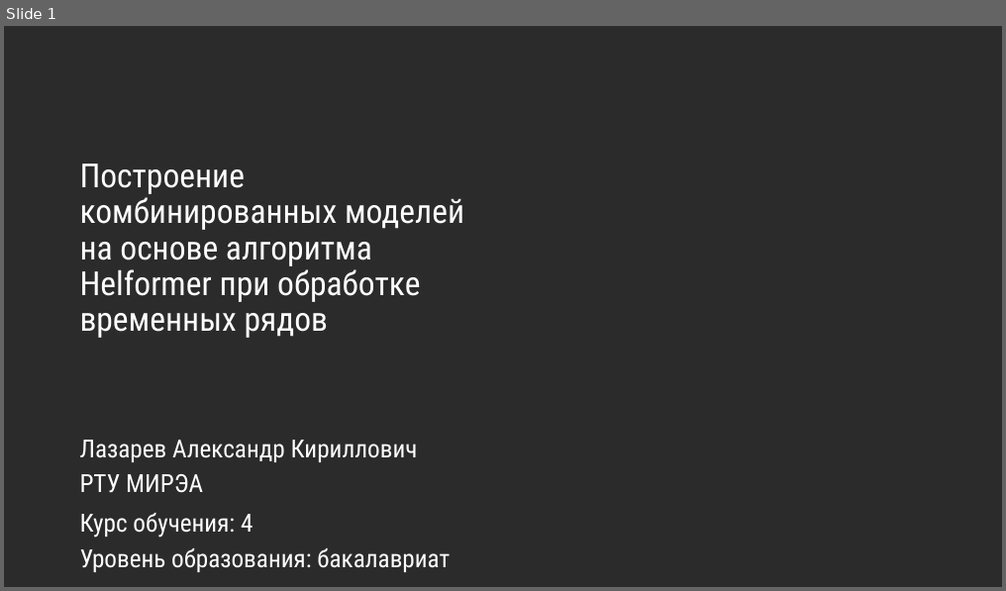
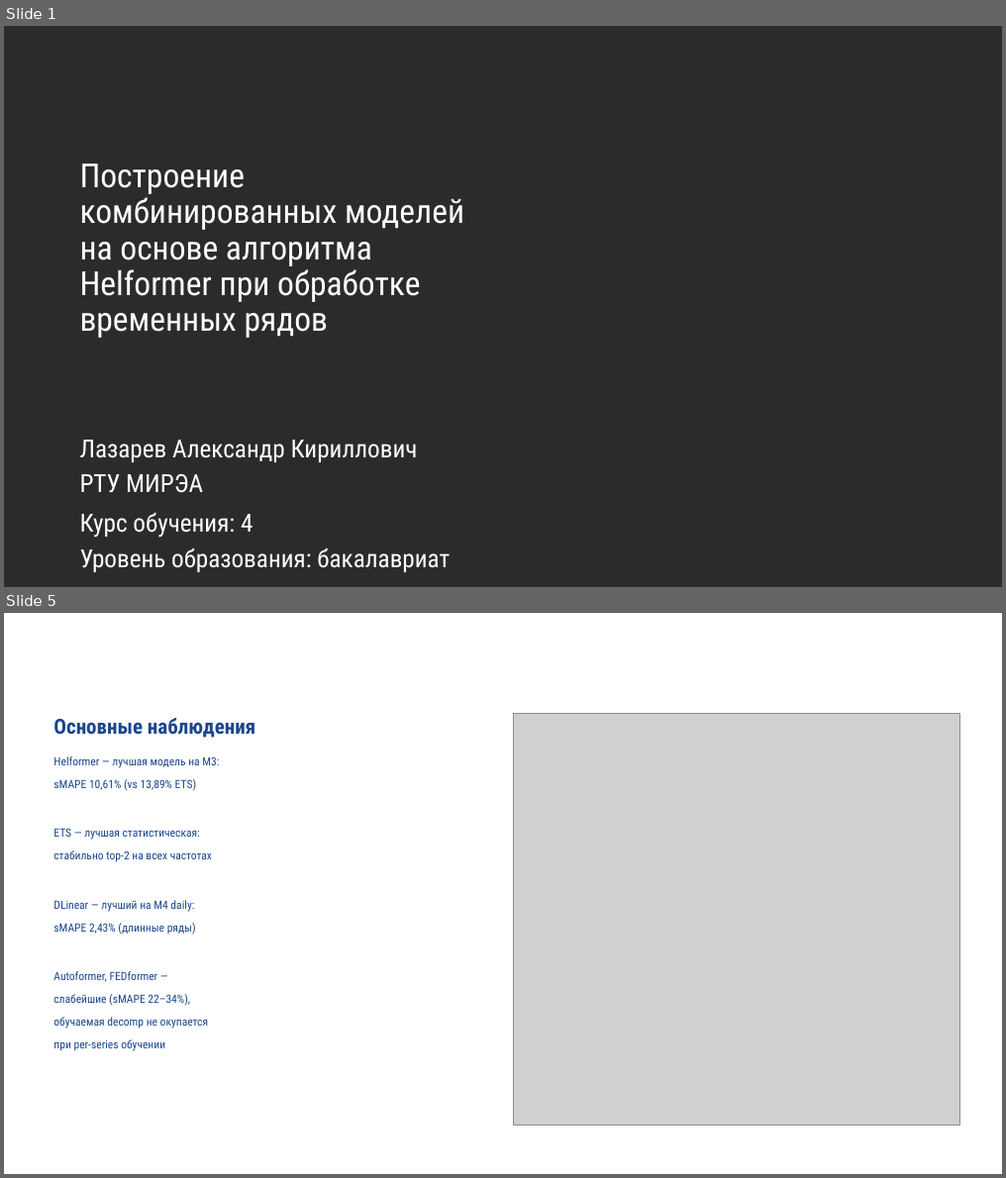
Before and after one commit to Prost444/Hybrid-models-for-TS-processing, a slide deck: docs/Lazarev-Presentation-VIK-25-26-updated.pptx. Shown one above the other, each under a label of ours: slide 1 before the commit, slides 1 and 5 after it; the slides between them are not shown. The pictures are 1006x591 and 1006x1178 pixels, drawn with LibreOffice and Linux fonts; fonts in the diff are those of the drawing; grey boxes stand for pictures; background and template pictures are left out; a plain dark background stands for a picture behind light text. Boxes give left, top, right and bottom in pixels: in the first picture for what was removed or moved away, otherwise in the second. Text is boxed around its words. In the diff, an @@ line names an element or a change of style, - is before the commit and + after.

```diff
--- a/docs/Lazarev-Presentation-VIK-25-26-updated.pptx
+++ b/docs/Lazarev-Presentation-VIK-25-26-updated.pptx
@@ slide 5 added at (x1=4, y1=613, x2=1002, y2=1174), background picture (left out) @@
@@ title added at (x1=47, y1=613, x2=625, y2=693), 24 pt, text #FFFFFF, bold @@
+Результаты: кросс-датасетное сравнение
@@ text added at (x1=54, y1=718, x2=255, y2=738), 20 pt, text #1A468D, bold @@
+Основные наблюдения
@@ picture added at (x1=513, y1=713, x2=959, y2=1126) @@
@@ text added at (x1=54, y1=757, x2=219, y2=1052), 11 pt, text #1A468D @@
+Helformer — лучшая модель на M3:
+sMAPE 10,61% (vs 13,89% ETS)
+ETS — лучшая статистическая:
+стабильно top-2 на всех частотах
+DLinear — лучший на M4 daily:
+sMAPE 2,43% (длинные ряды)
+Autoformer, FEDformer —
+слабейшие (sMAPE 22–34%),
+обучаемая decomp не окупается
+при per-series обучении
@@ page number added at (x1=899, y1=1146, x2=970, y2=1170), 14 pt, text #FFFFFF @@
+5
```
Also in this commit, not shown: 4 slides changed, 3 other slides added, 3 other files.
